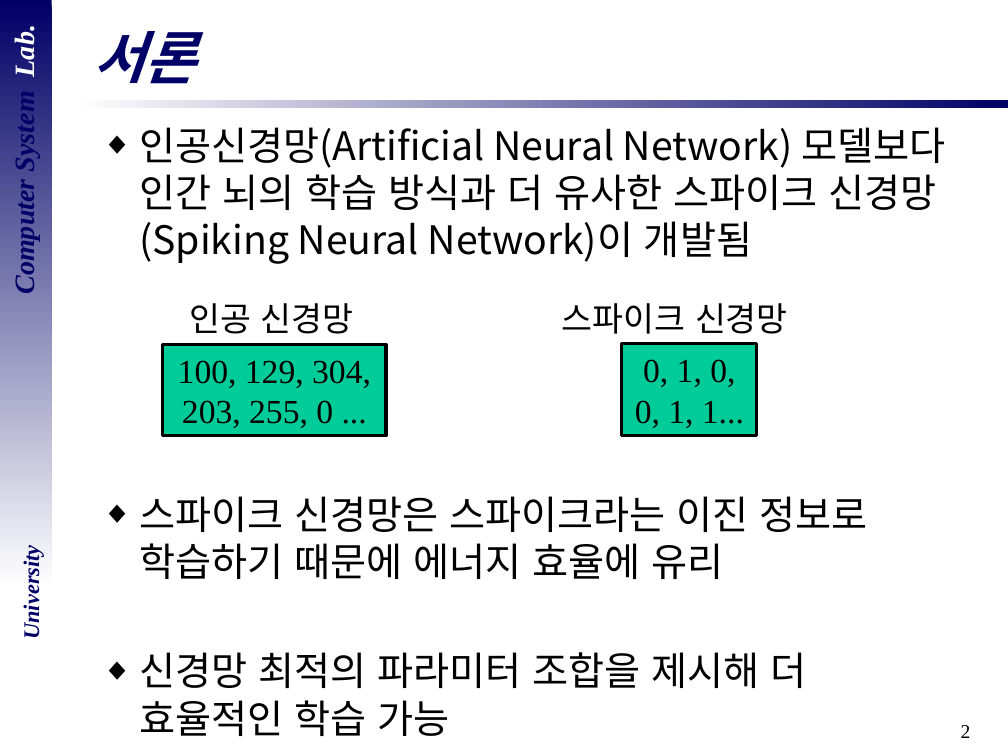
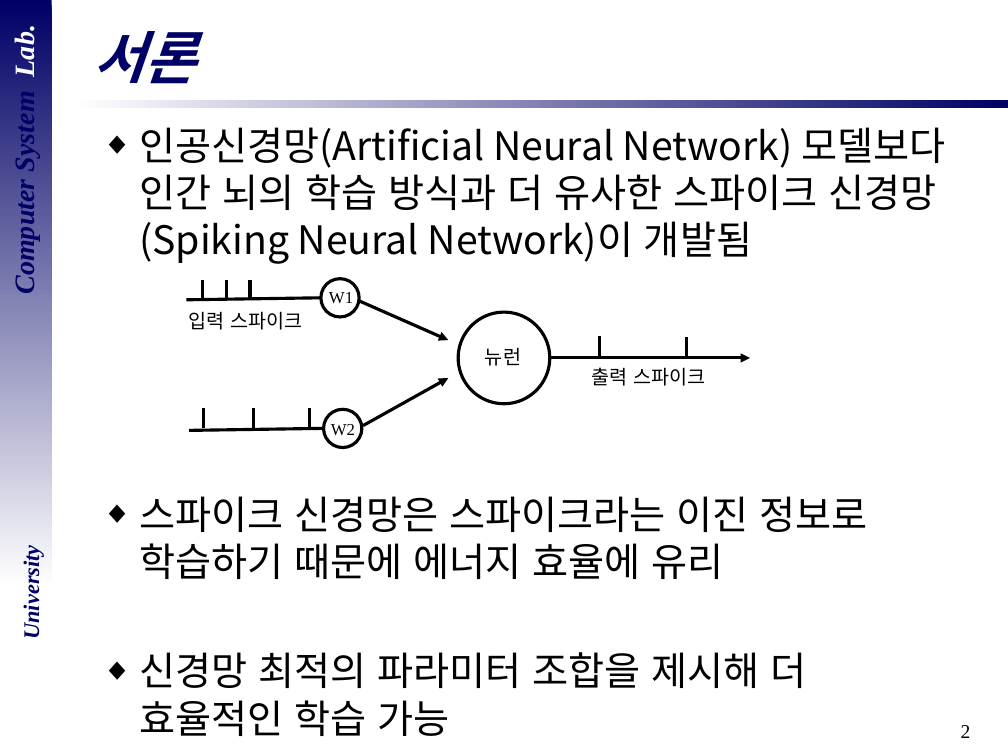
Before and after one commit to DevelopLee20/SNN, a slide deck: slide 2 of cs semina/졸업 논문 심사.pptx. Drawn at 1008x756 pixels with LibreOffice and Linux fonts; fonts in the diff are those of the drawing; background and template pictures are left out. Boxes give left, top, right and bottom in pixels: in the first picture for what was removed or moved away, otherwise in the second. Text is boxed around its words. In the diff, an @@ line names an element or a change of style, - is before the commit and + after.

```diff
--- a/cs semina/졸업 논문 심사.pptx
+++ b/cs semina/졸업 논문 심사.pptx
@@ line added from (186, 299) to (321, 297), #000000 2.25 pt @@
@@ line added from (203, 280) to (203, 300), #000000 2.25 pt @@
@@ line added from (226, 280) to (226, 300), #000000 2.25 pt @@
@@ line added from (250, 280) to (250, 300), #000000 2.25 pt @@
@@ ellipse added at box(321, 278, 359, 317), outline #000000 2.25 pt @@
@@ text added at box(329, 292, 353, 303), 12 pt, text #000000 @@
+W1
@@ text removed at box(189, 303, 354, 334) @@
-인공 신경망
@@ text added at box(189, 311, 302, 330), 14 pt, text #000000 @@
+입력 스파이크
@@ arrow added from (358, 300) to (449, 340), #000000 2.25 pt @@
@@ ellipse added at box(459, 312, 550, 404), outline #000000 2.25 pt @@
@@ rectangle removed at box(162, 345, 386, 436) @@
-100, 129, 304,
-203, 255, 0 ...
@@ text added at box(485, 347, 521, 366), 14 pt, text #000000 @@
+뉴런
@@ arrow added from (549, 358) to (750, 358), #000000 2.25 pt @@
@@ line added from (599, 336) to (599, 356), #000000 2.25 pt @@
@@ rectangle removed at box(622, 344, 757, 435) @@
-0, 1, 0,
-0, 1, 1...
@@ line added from (686, 338) to (686, 358), #000000 2.25 pt @@
@@ arrow added from (363, 425) to (449, 378), #000000 2.25 pt @@
@@ text at box(592, 367, 705, 386): text changed; size 24 to 14 pt @@
-스파이크 신경망
+출력 스파이크
@@ line added from (204, 407) to (204, 428), #000000 2.25 pt @@
@@ line added from (254, 407) to (254, 428), #000000 2.25 pt @@
@@ line added from (309, 407) to (309, 428), #000000 2.25 pt @@
@@ ellipse added at box(324, 409, 362, 448), outline #000000 2.25 pt @@
@@ line added from (190, 430) to (324, 428), #000000 2.25 pt @@
@@ text added at box(331, 424, 355, 435), 12 pt, text #000000 @@
+W2
```
Also in this commit, not shown: 2 other slides changed, 1 slide added, 1 slide removed, 1 other file.
